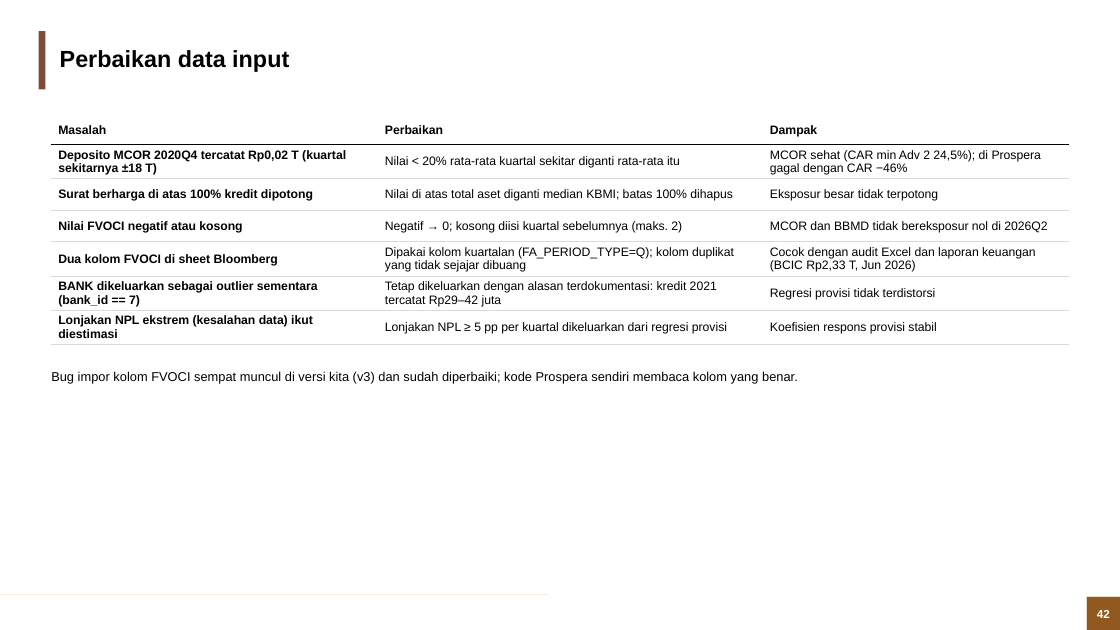
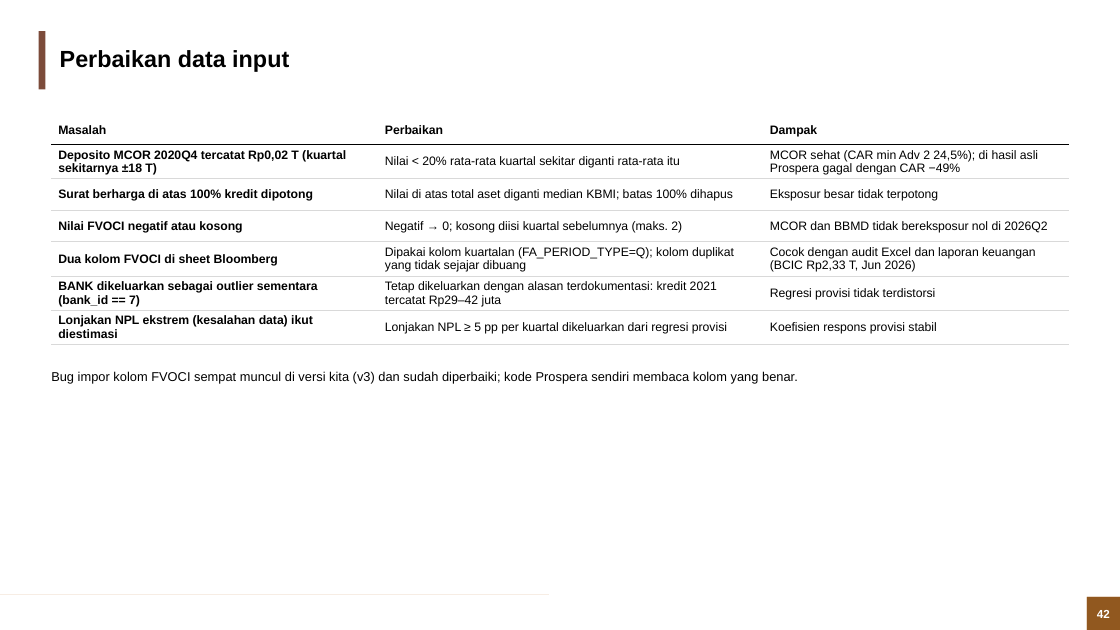
Before and after one commit to muhamadhaikal128/banking-stress-test, a slide deck: slide 42 of Banking Stress Test (Solvency).pptx. Drawn at 1120x630 pixels with LibreOffice and Linux fonts; fonts in the diff are those of the drawing; background and template pictures are left out. Boxes give left, top, right and bottom in pixels: in the first picture for what was removed or moved away, otherwise in the second. Text is boxed around its words. In the diff, an @@ line names an element or a change of style, - is before the commit and + after.

```diff
--- a/Banking Stress Test (Solvency).pptx
+++ b/Banking Stress Test (Solvency).pptx
@@ table at [51,117,1069,365] @@
-row 2, column 3: MCOR sehat (CAR min Adv 2 24,5%); di Prospera gagal dengan CAR −46%
+row 2, column 3: MCOR sehat (CAR min Adv 2 24,5%); di hasil asli Prospera gagal dengan CAR −49%
```
Also in this commit, not shown: 4 other slides changed.
